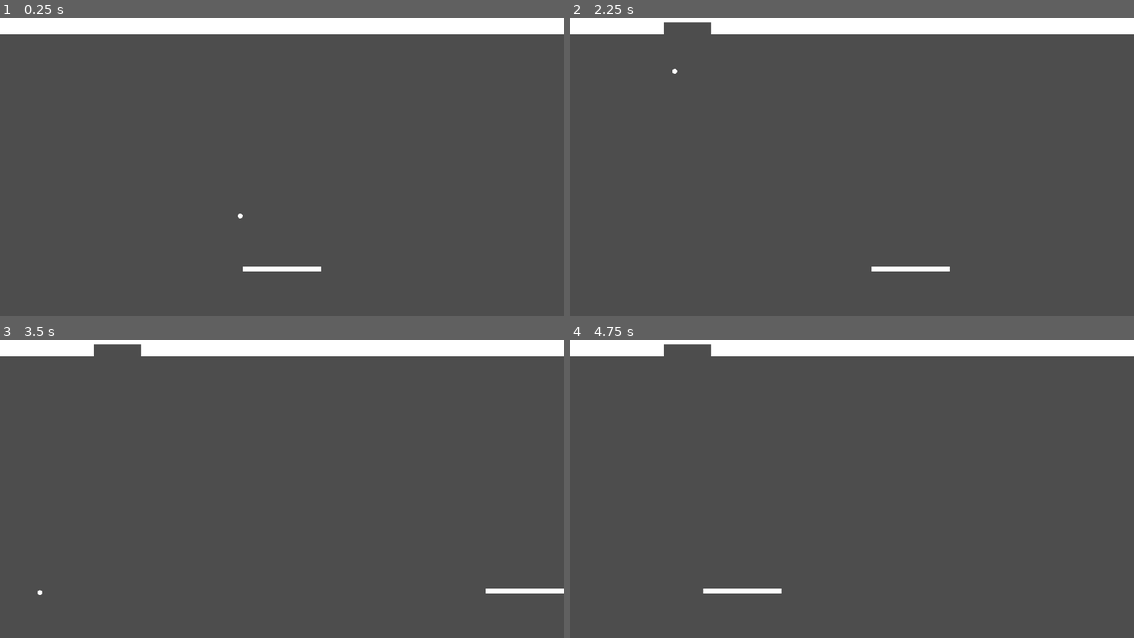
Above: before the commit, frames 1-4 (two rows, left to right).
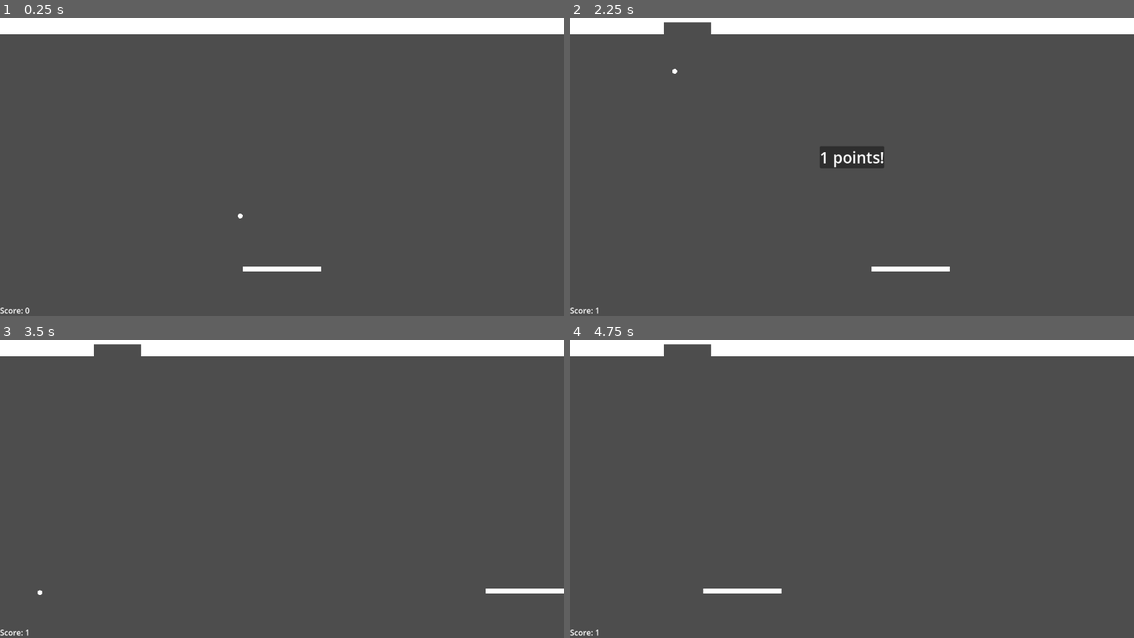
Above: after the commit, the same moments.

Repository: brianlove/Break-the-Bricks
Game: Godot game, scene res://Game.tscn
The game is run twice, just before and just after one commit, with the same random seed, the same clock (stepped at 60 frames per second) and the same inputs.
Inputs:
- Up to frame 1 (0.25 s): no input
- Up to frame 2 (2.25 s): hold D (move_right) 0.53-1.28 s; tap Enter at 1.25 s; hold A (move_left) 1.28-2.03 s; tap Space at 2 s; hold D (move_right) from 2.03 s (still down)
- Up to frame 3 (3.5 s): keep holding D (move_right)
- Up to frame 4 (4.75 s): tap Enter at 3.5 s; release D (move_right) at 3.53 s; hold A (move_left) from 3.53 s (still down); tap Space at 4.25 s

The runs differ from the first frame. In frame 1, less than 0.1% of the frame differs, in the area x 0-6%, y 97-100%; in frame 2, 0.8%, in the area x 0-56%, y 43-100%; in frame 3, less than 0.1%; in frame 4, less than 0.1%.

Commit message:
Add scoreboard and point notifications

Diff:
--- a/Brick.gd
+++ b/Brick.gd
@@ -1,6 +1,10 @@
 extends StaticBody2D
 
+@export var value: int = 1
+
+@onready var scoreboard = get_tree().get_first_node_in_group("scoreboard")
 
 func hit() -> void:
-	print("Hit a brick!")
+	print("Hit a brick!  ", value)
+	scoreboard.score_points(value)
 	queue_free()
--- a/Game.gd
+++ b/Game.gd
@@ -27,3 +27,4 @@
 				horiz_offset + col * brick_width,
 				vert_offset + row * BRICK_HEIGHT
 			)
+			new_brick.value = num_rows - row
--- a/Game.tscn
+++ b/Game.tscn
@@ -1,9 +1,11 @@
-[gd_scene load_steps=9 format=3 uid="uid://xkne821yl0cm"]
+[gd_scene load_steps=11 format=3 uid="uid://xkne821yl0cm"]
 
 [ext_resource type="PackedScene" uid="uid://bxxbcpifaqast" path="res://Brick.tscn" id="1_3ar6t"]
 [ext_resource type="PackedScene" uid="uid://d0ow4678gi0oj" path="res://Paddle.tscn" id="1_bscn7"]
 [ext_resource type="Script" path="res://Game.gd" id="1_u5ieo"]
 [ext_resource type="PackedScene" uid="uid://dsmr4741syvqb" path="res://Projectile.tscn" id="3_1nrhx"]
+[ext_resource type="Script" path="res://Scoreboard.gd" id="5_8aqk7"]
+[ext_resource type="PackedScene" uid="uid://b23iivu8m31rg" path="res://PointNotification.tscn" id="6_v3mxi"]
 
 [sub_resource type="RectangleShape2D" id="RectangleShape2D_vldnm"]
 size = Vector2(1192, 20)
@@ -60,3 +62,39 @@
 position = Vector2(1162, 668)
 shape = SubResource("RectangleShape2D_frqul")
 debug_color = Color(0.498039, 0.247059, 0.247059, 0.419608)
+
+[node name="Scoreboard" type="Control" parent="." groups=["scoreboard"]]
+layout_mode = 3
+anchors_preset = 15
+anchor_right = 1.0
+anchor_bottom = 1.0
+offset_right = 1152.0
+offset_bottom = 648.0
+grow_horizontal = 2
+grow_vertical = 2
+script = ExtResource("5_8aqk7")
+points_notification_scene = ExtResource("6_v3mxi")
+
+[node name="ScoreTotals" type="MarginContainer" parent="Scoreboard"]
+layout_mode = 0
+offset_right = 1152.0
+offset_bottom = 648.0
+
+[node name="ScoreLabel" type="Label" parent="Scoreboard/ScoreTotals"]
+layout_mode = 2
+size_flags_vertical = 8
+
+[node name="Notifications" type="CanvasLayer" parent="Scoreboard"]
+
+[node name="CenterContainer" type="CenterContainer" parent="Scoreboard/Notifications"]
+anchors_preset = 15
+anchor_right = 1.0
+anchor_bottom = 1.0
+grow_horizontal = 2
+grow_vertical = 2
+
+[node name="PanelContainer" type="PanelContainer" parent="Scoreboard/Notifications/CenterContainer"]
+layout_mode = 2
+
+[node name="PointAwards" type="VBoxContainer" parent="Scoreboard/Notifications/CenterContainer/PanelContainer"]
+layout_mode = 2
--- /dev/null
+++ b/PointNotification.gd
@@ -0,0 +1,5 @@
+extends Control
+
+
+func _on_timer_timeout() -> void:
+	queue_free()
--- /dev/null
+++ b/PointNotification.tscn
@@ -0,0 +1,13 @@
+[gd_scene load_steps=2 format=3 uid="uid://b23iivu8m31rg"]
+
+[ext_resource type="Script" path="res://PointNotification.gd" id="1_5hx53"]
+
+[node name="PointNotification" type="Label"]
+theme_override_font_sizes/font_size = 32
+text = "Notification text"
+script = ExtResource("1_5hx53")
+
+[node name="Timer" type="Timer" parent="."]
+autostart = true
+
+[connection signal="timeout" from="Timer" to="." method="_on_timer_timeout"]
--- /dev/null
+++ b/Scoreboard.gd
@@ -0,0 +1,25 @@
+extends Control
+
+@export var points_notification_scene: PackedScene
+
+@onready var label: Label = $ScoreTotals/ScoreLabel
+@onready var point_awards: VBoxContainer = $Notifications/CenterContainer/PanelContainer/PointAwards
+
+var score: int:
+	set(new_score):
+		score = new_score
+		label.text = "Score: " + str(score)
+	get:
+		return score
+
+
+# Called when the node enters the scene tree for the first time.
+func _ready() -> void:
+	score = 0
+
+
+func score_points(new_points: int) -> void:
+	score += new_points
+	var notification = points_notification_scene.instantiate()
+	notification.text = str(new_points) + " points!"
+	point_awards.add_child(notification)
